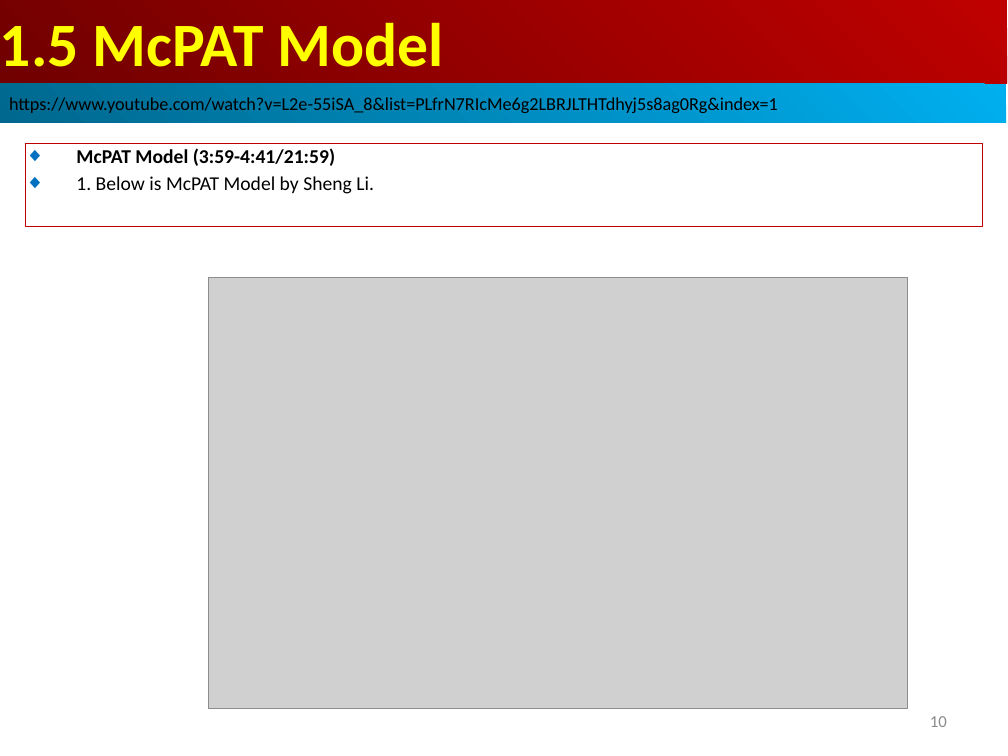
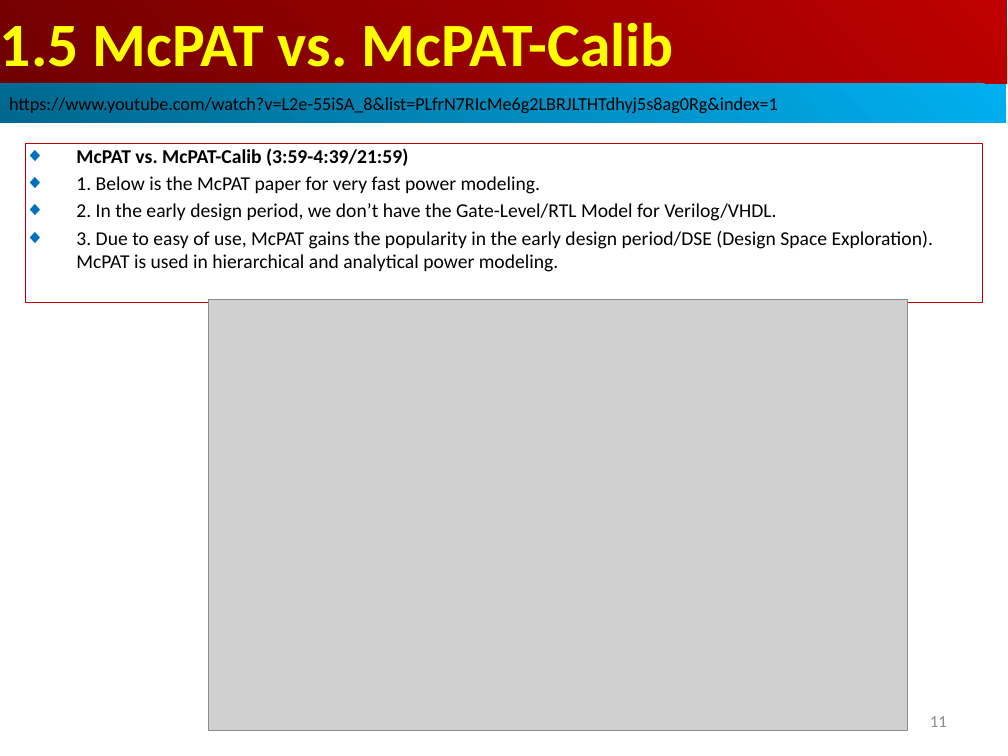
Before and after one commit to peterhchen/AIU_CS800_Chisel, a slide deck: slide 11 of 850_McPAT/000_Video/001.McPAT.ppt (slide 10 before the commit). Drawn at 1008x756 pixels with LibreOffice and Linux fonts; fonts in the diff are those of the drawing; grey boxes stand for pictures. Boxes give left, top, right and bottom in pixels: in the first picture for what was removed or moved away, otherwise in the second. Text is boxed around its words. In the diff, an @@ line names an element or a change of style, - is before the commit and + after.

```diff
--- a/850_McPAT/000_Video/001.McPAT.ppt
+++ b/850_McPAT/000_Video/001.McPAT.ppt
@@ text in rectangle at [0, 22, 674, 67]: text changed @@
-1.5 McPAT Model
+1.5 McPAT vs. McPAT-Calib
@@ rectangle removed at [25, 143, 983, 227] @@
-◆ McPAT Model (3:59-4:41/21:59)
-◆ 1. Below is McPAT Model by Sheng Li.
@@ rectangle added at [25, 143, 983, 302], outline #C00000 0.74 pt, 14 pt, text #000000 @@
+◆ McPAT vs. McPAT-Calib (3:59-4:39/21:59)
+◆ 1. Below is the McPAT paper for very fast power modeling.
+◆ 2. In the early design period, we don’t have the Gate-Level/RTL Model for Verilog/VHDL.
+◆ 3. Due to easy of use, McPAT gains the popularity in the early design period/DSE (Design Space Exploration). McPAT is used in hierarchical and analytical power modeling.
@@ picture: place and size @@
-picture at [209, 277, 907, 709]
+picture at [209, 299, 907, 731]
@@ page number at [930, 716, 947, 727]: text changed @@
-10
+11
```
Also in this commit, not shown: 2 other slides changed, 4 slides added.
